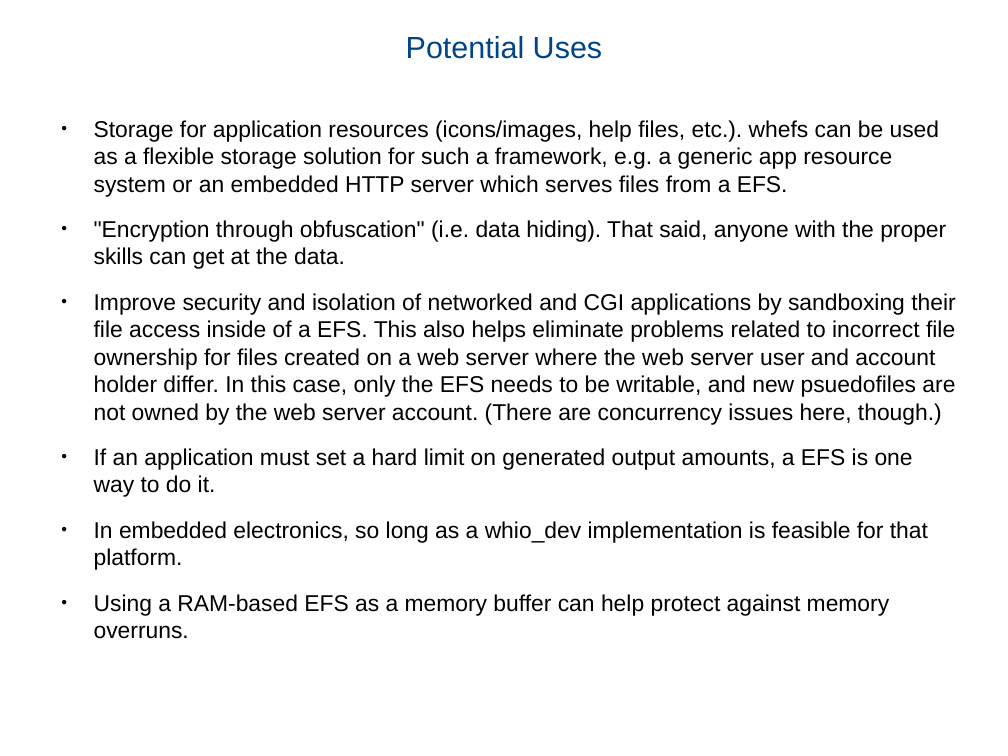
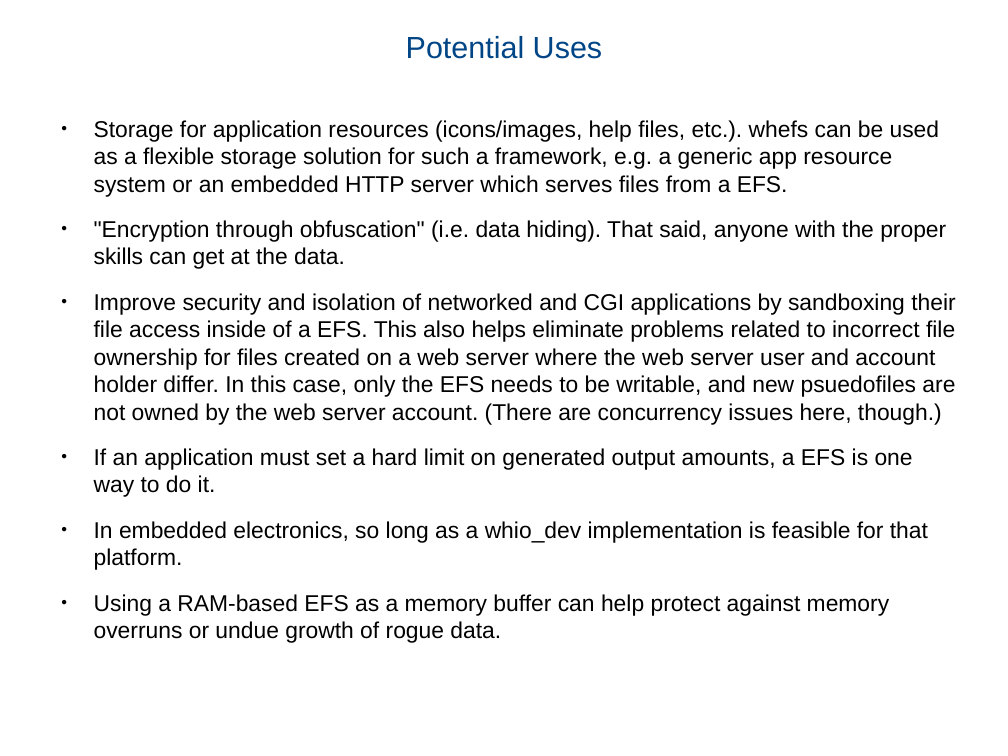
Before and after one commit to ColinGilbert/whefs, a slide deck: slide 4 of doc/libwhefs-overview.odp. Drawn at 1008x756 pixels with LibreOffice and Linux fonts; fonts in the diff are those of the drawing. Boxes give left, top, right and bottom in pixels: in the first picture for what was removed or moved away, otherwise in the second. Text is boxed around its words. In the diff, an @@ line names an element or a change of style, - is before the commit and + after.

Commit message:
Minor text updates.

```diff
--- a/doc/libwhefs-overview.odp
+++ b/doc/libwhefs-overview.odp
@@ text at (94, 594, 889, 643): text changed @@
-● Using a RAM-based EFS as a memory buffer can help protect against memory overruns.
+● Using a RAM-based EFS as a memory buffer can help protect against memory overruns or undue growth of rogue data.
```
Also in this commit, not shown: 5 other slides changed.
